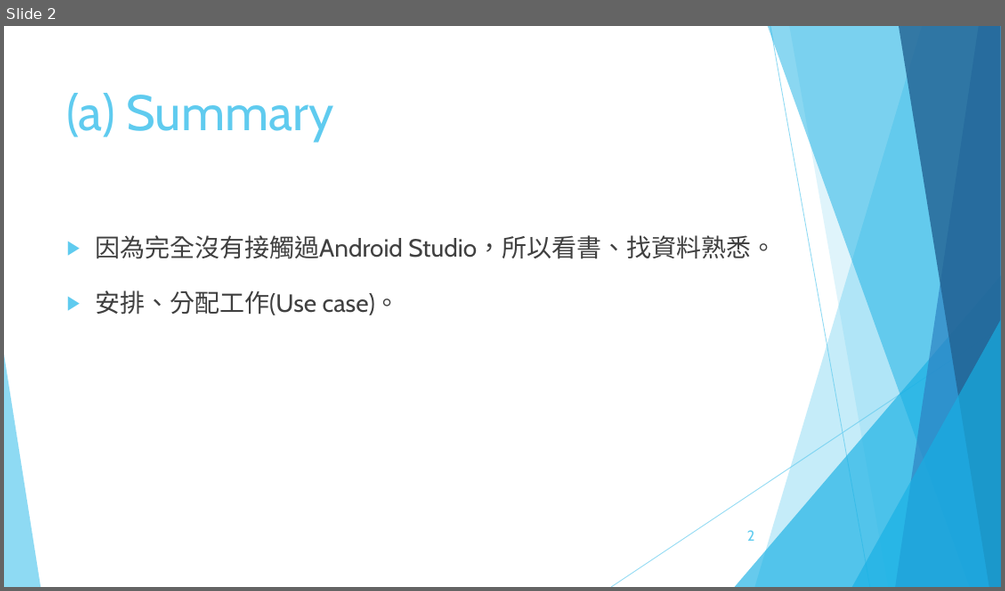
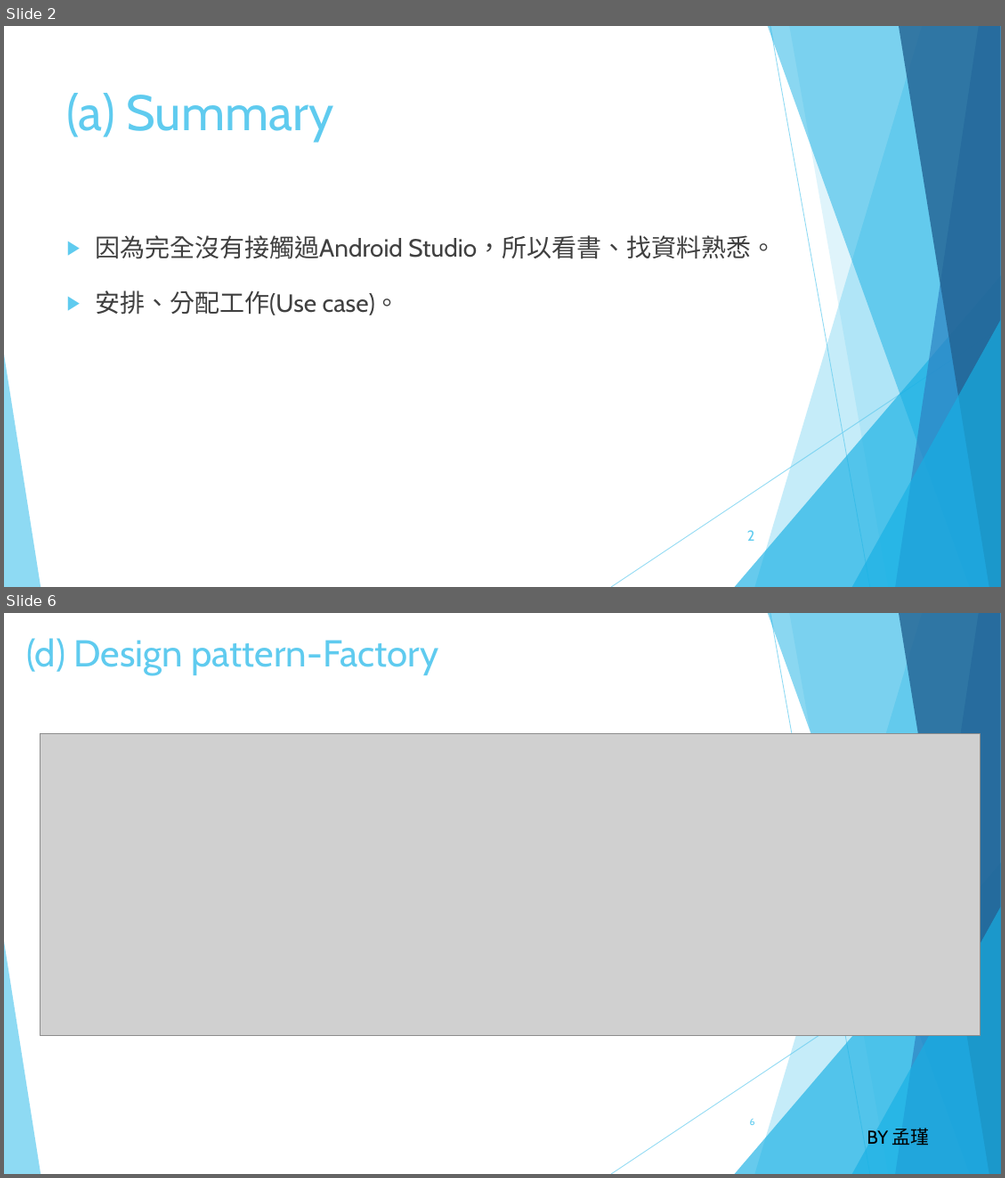
Before and after one commit to OctupusTea/OOAD, a slide deck: Final Project/OOAD 個人計帳本.pptx. Shown one above the other, each under a label of ours: slide 2 before the commit, slides 2 and 6 after it; the slides between them are not shown. The pictures are 1005x591 and 1005x1178 pixels, drawn with LibreOffice and Linux fonts; fonts in the diff are those of the drawing; grey boxes stand for pictures. Boxes give left, top, right and bottom in pixels: in the first picture for what was removed or moved away, otherwise in the second. Text is boxed around its words. In the diff, an @@ line names an element or a change of style, - is before the commit and + after.

```diff
--- a/Final Project/OOAD 個人計帳本.pptx
+++ b/Final Project/OOAD 個人計帳本.pptx
@@ slide 6 added at box(4, 613, 1001, 1174), background #FFFFFF; not listed: 10 template elements that a slide beside it also shows @@
@@ title added at box(26, 638, 439, 675), 36 pt, text #5FCBEF @@
+(d) Design pattern-Factory
@@ picture added at box(40, 733, 979, 1036) @@
@@ page number added at box(750, 1119, 755, 1125), 9 pt, text #5FCBEF @@
+6
@@ text added at box(866, 1127, 930, 1145), 18 pt, text #000000 @@
+BY 孟瑾
```
Also in this commit, not shown: 2 slides changed, 2 other slides added, 4 slides removed.
